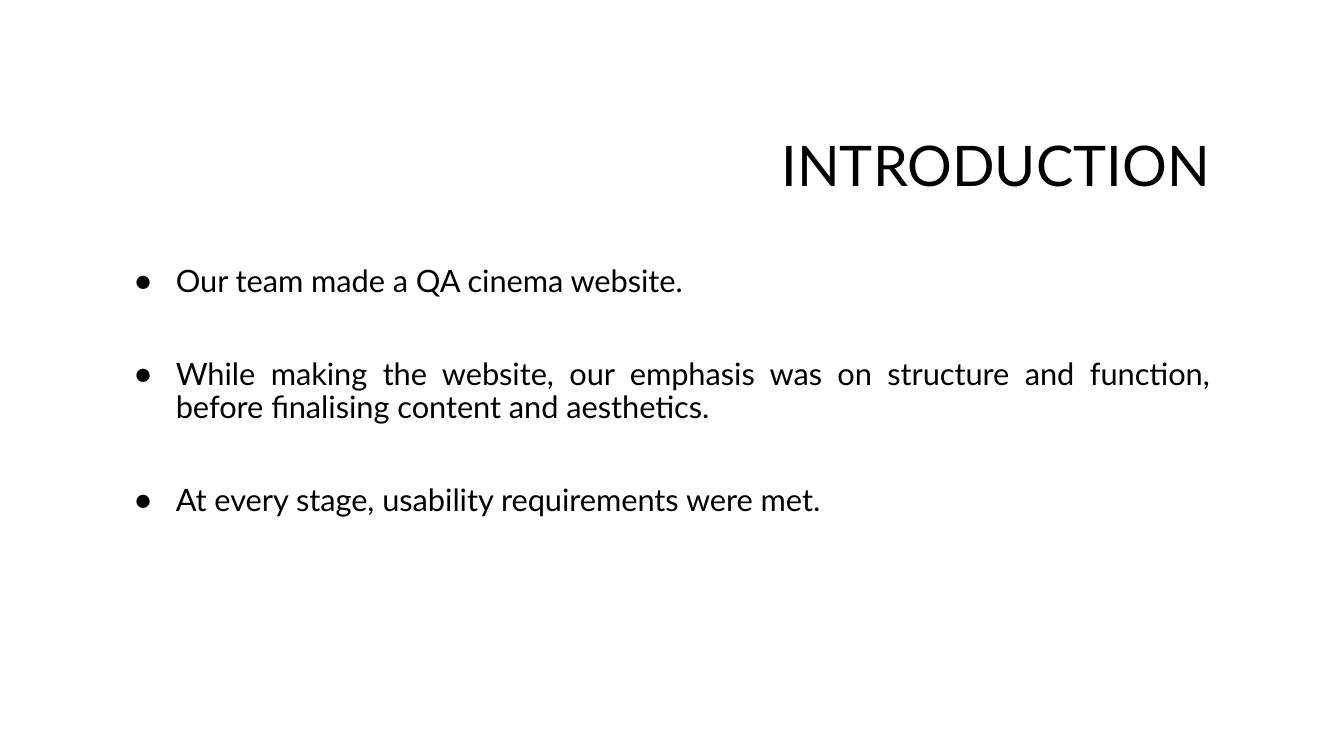
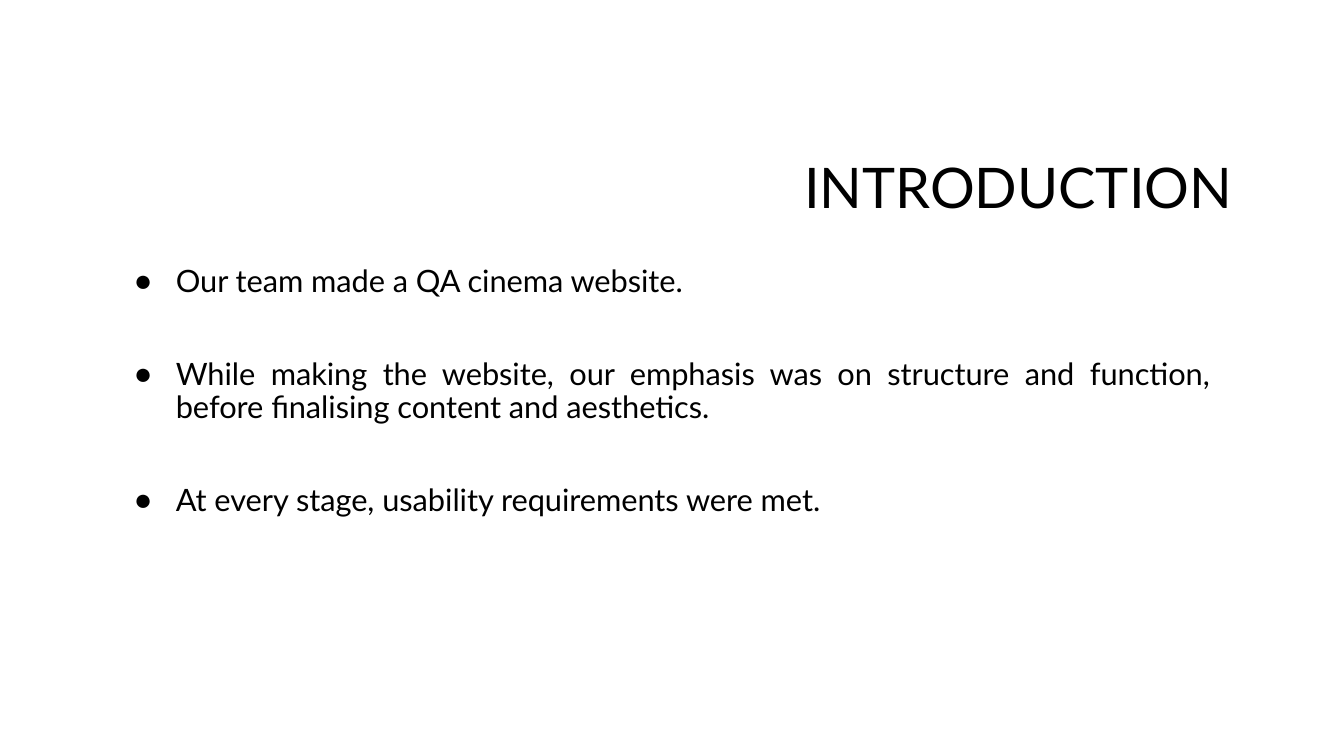
Before and after one commit to ssb91/Week_10-11_project, a slide deck: slide 2 of group project/Group Project QA Cinema System.pptx. Drawn at 1344x756 pixels with LibreOffice and Linux fonts; fonts in the diff are those of the drawing; background and template pictures are left out. Boxes give left, top, right and bottom in pixels: in the first picture for what was removed or moved away, otherwise in the second. Text is boxed around its words. In the diff, an @@ line names an element or a change of style, - is before the commit and + after.

```diff
--- a/group project/Group Project QA Cinema System.pptx
+++ b/group project/Group Project QA Cinema System.pptx
@@ text "INTRODUCTION": place and size @@
-text "INTRODUCTION" at <box>782,145,1210,187</box>
+text "INTRODUCTION" at <box>804,167,1232,209</box>
```
Also in this commit, not shown: 3 other slides changed.
